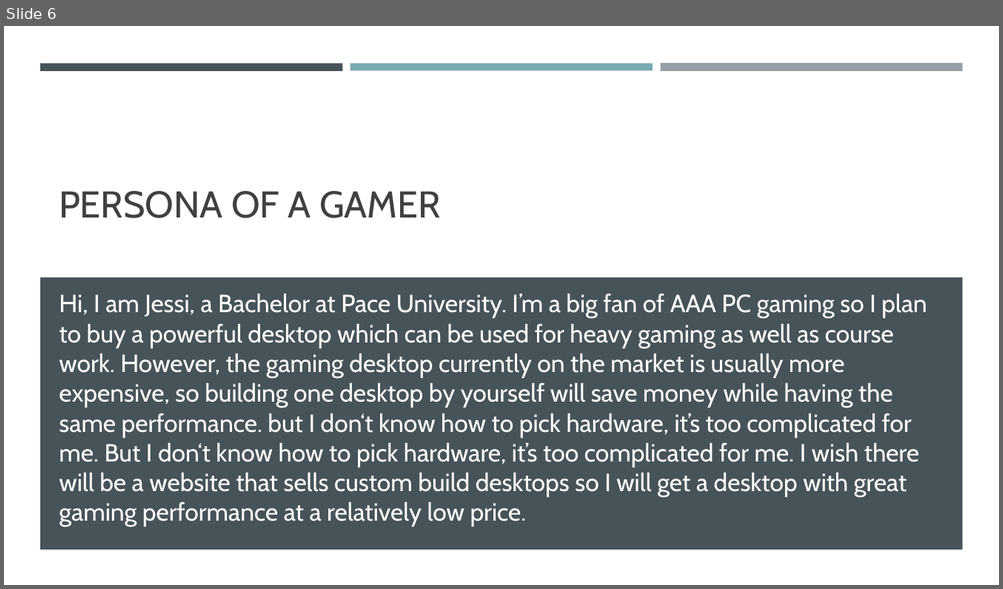
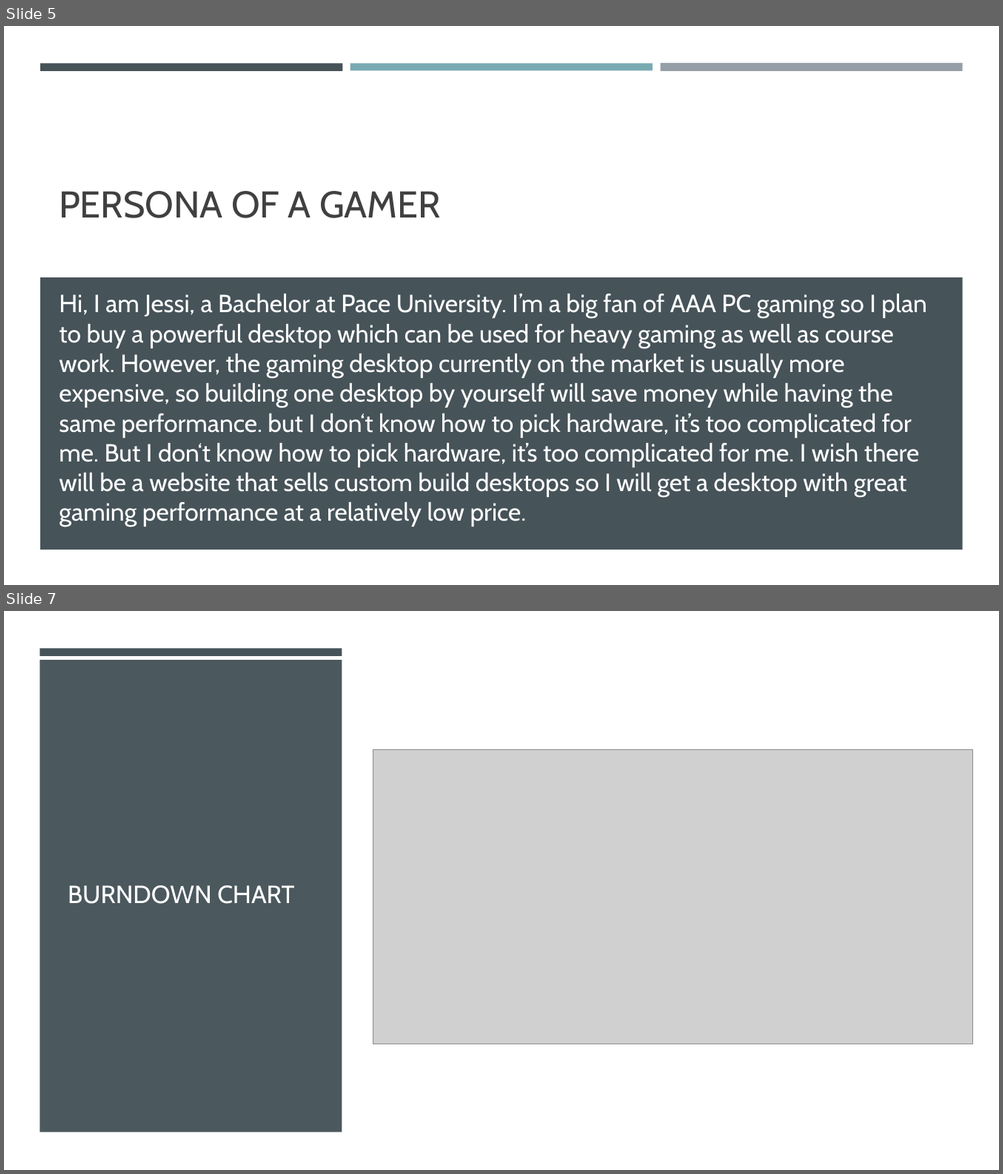
Before and after one commit to Xu12345-sophie/CS691TeamDice, a slide deck: Deliverable8/Intro and persona.pptx. Shown one above the other, each under a label of ours: slide 6 before the commit, slides 5 and 7 after it; the slides between them are not shown. The pictures are 1003x589 and 1003x1174 pixels, drawn with LibreOffice and Linux fonts; fonts in the diff are those of the drawing; grey boxes stand for pictures. Boxes give left, top, right and bottom in pixels: in the first picture for what was removed or moved away, otherwise in the second. Text is boxed around its words. In the diff, an @@ line names an element or a change of style, - is before the commit and + after.

```diff
--- a/Deliverable8/Intro and persona.pptx
+++ b/Deliverable8/Intro and persona.pptx
@@ slide 7 added at (x1=4, y1=611, x2=999, y2=1170), background #FFFFFF @@
@@ rectangle added at (x1=4, y1=611, x2=999, y2=1170), fill #FFFFFF @@
@@ rectangle added at (x1=40, y1=648, x2=342, y2=655), fill #465359 @@
@@ rectangle added at (x1=40, y1=661, x2=342, y2=1133), fill #465359 at 97% opacity @@
@@ picture added at (x1=373, y1=750, x2=973, y2=1045) @@
@@ text added at (x1=68, y1=886, x2=294, y2=904), 24 pt, text #FFFFFF @@
+BURNDOWN CHART
@@ what was slide 6 is now slide 5 @@
```
Also in this commit, not shown: 2 other slides added, 1 slide removed.
